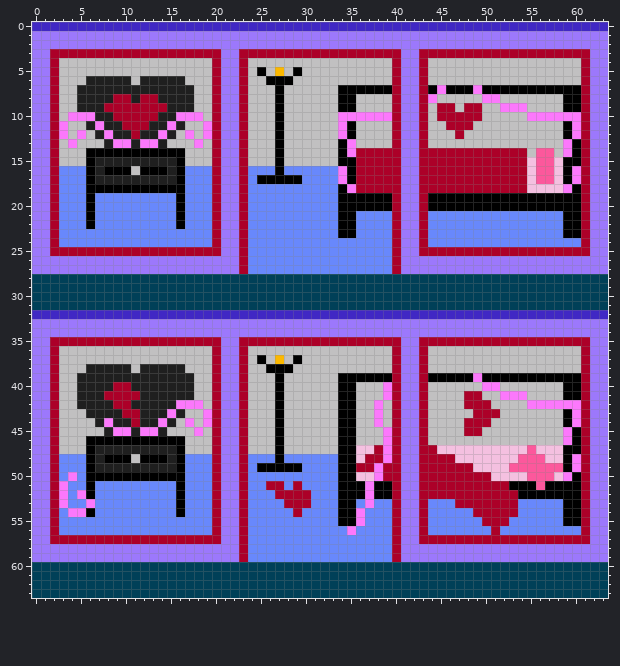
Edited in one commit: pixel-art sprite (resources/img/rooms/missionary_interior.png). That is the earlier state.
The file is 64x64 pixels.
New version:
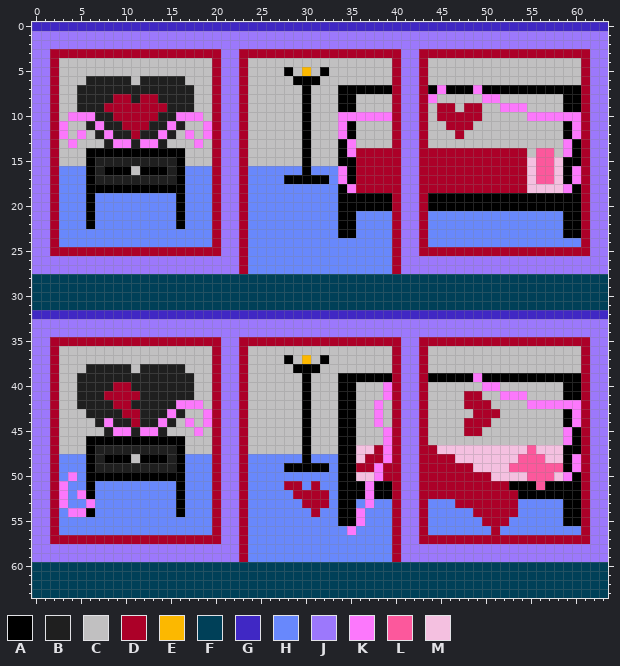
Palette (. is transparent): A #000000  B #1f1f1f  C #c1c0c1  D #ac0028  E #fcb800  F #004058  G #4028c4  H #6888fc  J #9c78fc  K #fc78fc  L #fc589c  M #f4c0e0
What changed:
@@ x 23..34 @@
  4 DCCCCCCCCCCC
- 5 DCACECACCCCC
- 6 DCCAAACCCCCC
- 7 DCCCACCCCCCA
- 8 DCCCACCCCCCA
- 9 DCCCACCCCCCA
-10 DCCCACCCCCCK
-11 DCCCACCCCCCK
-12 DCCCACCCCCCK
-13 DCCCACCCCCCA
-14 DCCCACCCCCCA
-15 DCCCACCCCCCA
-16 DHHHAHHHHHHK
-17 DHAAAAAHHHHK
+ 5 DCCCCACECACC
+ 6 DCCCCCAAACCC
+ 7 DCCCCCCACCCA
+ 8 DCCCCCCACCCA
+ 9 DCCCCCCACCCA
+10 DCCCCCCACCCK
+11 DCCCCCCACCCK
+12 DCCCCCCACCCK
+13 DCCCCCCACCCA
+14 DCCCCCCACCCA
+15 DCCCCCCACCCA
+16 DHHHHHHAHHHK
+17 DHHHHAAAAAHK
 18 DHHHHHHHHHHA
@@ x 23..34 @@
 36 DCCCCCCCCCCC
-37 DCACECACCCCC
-38 DCCAAACCCCCC
-39 DCCCACCCCCCA
-40 DCCCACCCCCCA
-41 DCCCACCCCCCA
-42 DCCCACCCCCCA
-43 DCCCACCCCCCA
-44 DCCCACCCCCCA
-45 DCCCACCCCCCA
-46 DCCCACCCCCCA
-47 DCCCACCCCCCA
-48 DHHHAHHHHHHA
-49 DHAAAAAHHHHA
+37 DCCCCACECACC
+38 DCCCCCAAACCC
+39 DCCCCCCACCCA
+40 DCCCCCCACCCA
+41 DCCCCCCACCCA
+42 DCCCCCCACCCA
+43 DCCCCCCACCCA
+44 DCCCCCCACCCA
+45 DCCCCCCACCCA
+46 DCCCCCCACCCA
+47 DCCCCCCACCCA
+48 DHHHHHHAHHHA
+49 DHHHHAAAAAHA
 50 DHHHHHHHHHHA
-51 DHHDDHDHHHHA
-52 DHHHDDDDHHHA
-53 DHHHHDDDHHHA
-54 DHHHHHDHHHHA
+51 DHHHHDDHDHHA
+52 DHHHHHDDDDHA
+53 DHHHHHHDDDHA
+54 DHHHHHHHDHHA
 55 DHHHHHHHHHHA
Changed places in both pictures, as pixel boxes (x1, y1, x2, y2):
changed: (257, 67, 329, 184)
changed: (257, 355, 329, 517)
